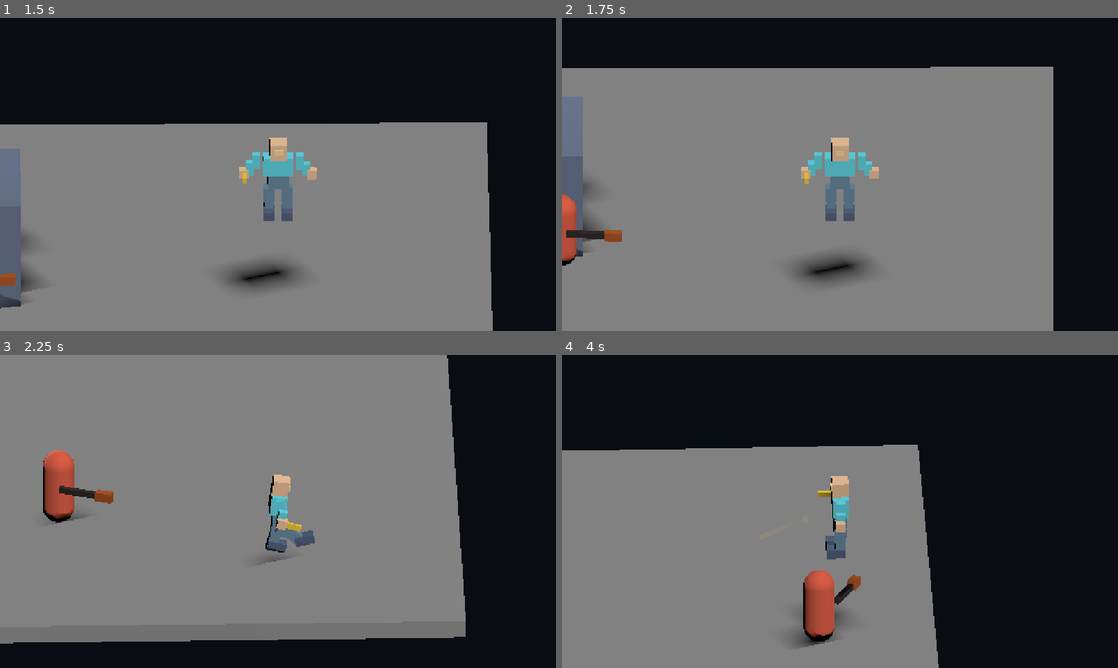
Above: before the commit, frames 1-4 (two rows, left to right).
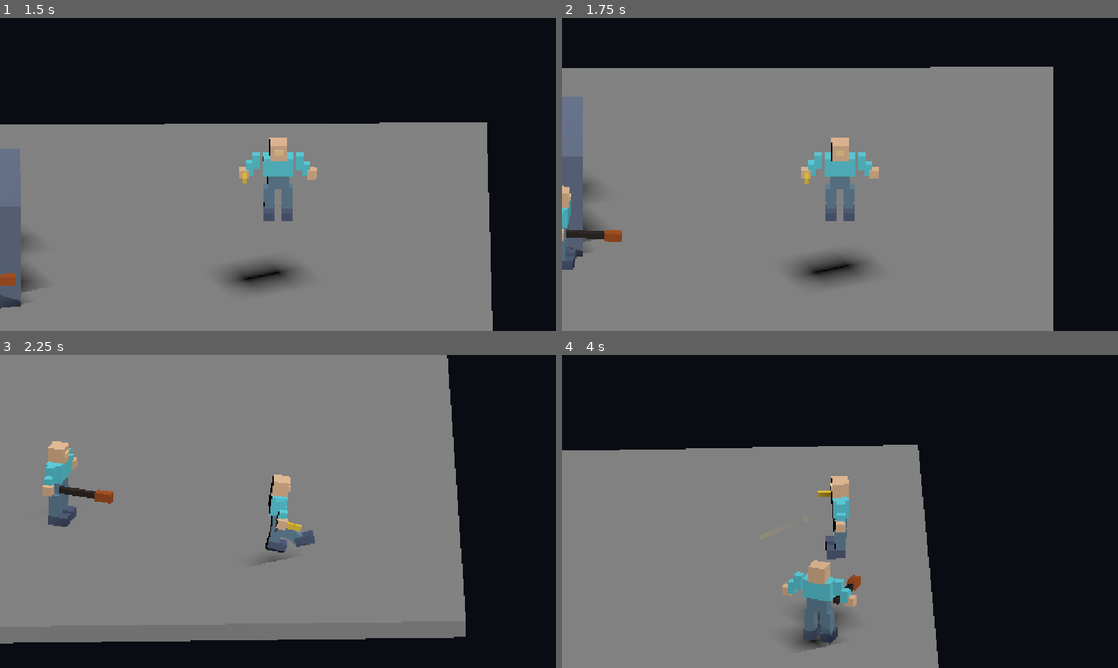
Above: after the commit, the same moments.

Repository: bravado/ACTION-5
Game: Godot game, scene res://demo/ai/encounter.tscn
The game is run twice, just before and just after one commit, with the same random seed, the same clock (stepped at 60 frames per second) and the same inputs. This scene is started directly instead of the project's main scene.
Inputs (mouse positions are in pixels of both pictures, inside the frame that each line leads up to):
- Up to frame 1 (1.5 s): tap Enter at 0.5 s; move the mouse to (400, 158) at 0.52 s; hold D (move_right) 0.53-1.28 s; tap Ctrl (actor_crouch) at 0.6 s; click (400, 158) at 0.67 s; tap Space (actor_jump) at 0.77 s; move the mouse to (166, 190) at 1.27 s; hold S (move_down) from 1.28 s (still down); tap Alt (actor_dodge) at 1.35 s
- Up to frame 2 (1.75 s): keep holding S (move_down); tap Space (actor_jump) at 1.52 s
- Up to frame 3 (2.25 s): move the mouse to (333, 442) at 2.02 s; release S (move_down) at 2.03 s; hold D (move_right) from 2.03 s (still down); tap K (actor_kick) at 2.1 s
- Up to frame 4 (4 s): move the mouse to (812, 574) at 2.77 s; release D (move_right) at 2.78 s; hold W (move_up) 2.78-3.53 s; tap J (actor_punch) at 2.85 s; click (812, 574) at 2.92 s; tap Space (actor_jump) at 3.02, 3.77 s; move the mouse to (1006, 558) at 3.52 s; hold A (move_left) from 3.53 s (still down); hold Shift (actor_run) from 3.53 s (still down)

Frame 1 is identical in both runs. In frame 2, 0.6% of the frame differs, in the area x 0-3%, y 53-81%; in frame 3, 1.4%; in frame 4, 1.8%, in the area x 39-53%, y 65-95%.

Commit message:
feat(d07): attach animated character, combat and reload presenters to NPCs [full-e2e]

Diff:
--- a/demo/ai/enemy.tscn
+++ b/demo/ai/enemy.tscn
@@ -17,6 +17,11 @@
 [ext_resource type="Script" path="res://addons/action5/ai/attack_policy.gd" id="15"]
 [ext_resource type="Script" path="res://addons/action5/ai/ai_controller.gd" id="16"]
 [ext_resource type="Script" path="res://demo/ai/enemy_mount.gd" id="17"]
+[ext_resource type="PackedScene" path="res://demo/assets/action5_training_character.glb" id="18"]
+[ext_resource type="Script" path="res://addons/action5/animation/animation_presenter.gd" id="19"]
+[ext_resource type="Resource" path="res://demo/assets/enemy_skeleton_profile.tres" id="20"]
+[ext_resource type="Script" path="res://addons/action5/animation/combat_animation_adapter.gd" id="21"]
+[ext_resource type="Script" path="res://addons/action5/animation/gun_reload_visual_adapter.gd" id="22"]
 
 [sub_resource type="CapsuleShape3D" id="actor_capsule"]
 radius = 0.35
@@ -77,8 +82,21 @@
 
 [node name="BodyMesh" type="MeshInstance3D" parent="Visual"]
 position = Vector3(0, 0.85, 0)
+visible = false
 mesh = SubResource("actor_mesh")
 surface_material_override/0 = SubResource("enemy_material")
+
+[node name="Model" parent="Visual" instance=ExtResource("18")]
+
+[node name="AnimationPresenter" type="Node" parent="."]
+script = ExtResource("19")
+profile = ExtResource("20")
+
+[node name="CombatAnimationAdapter" type="Node" parent="."]
+script = ExtResource("21")
+
+[node name="GunReloadVisual" type="Node" parent="."]
+script = ExtResource("22")
 
 [node name="SocketSource" type="Node" parent="."]
 script = ExtResource("17")
Not shown: 1 places in demo/ai/enemy.tscn that only renumber resources
